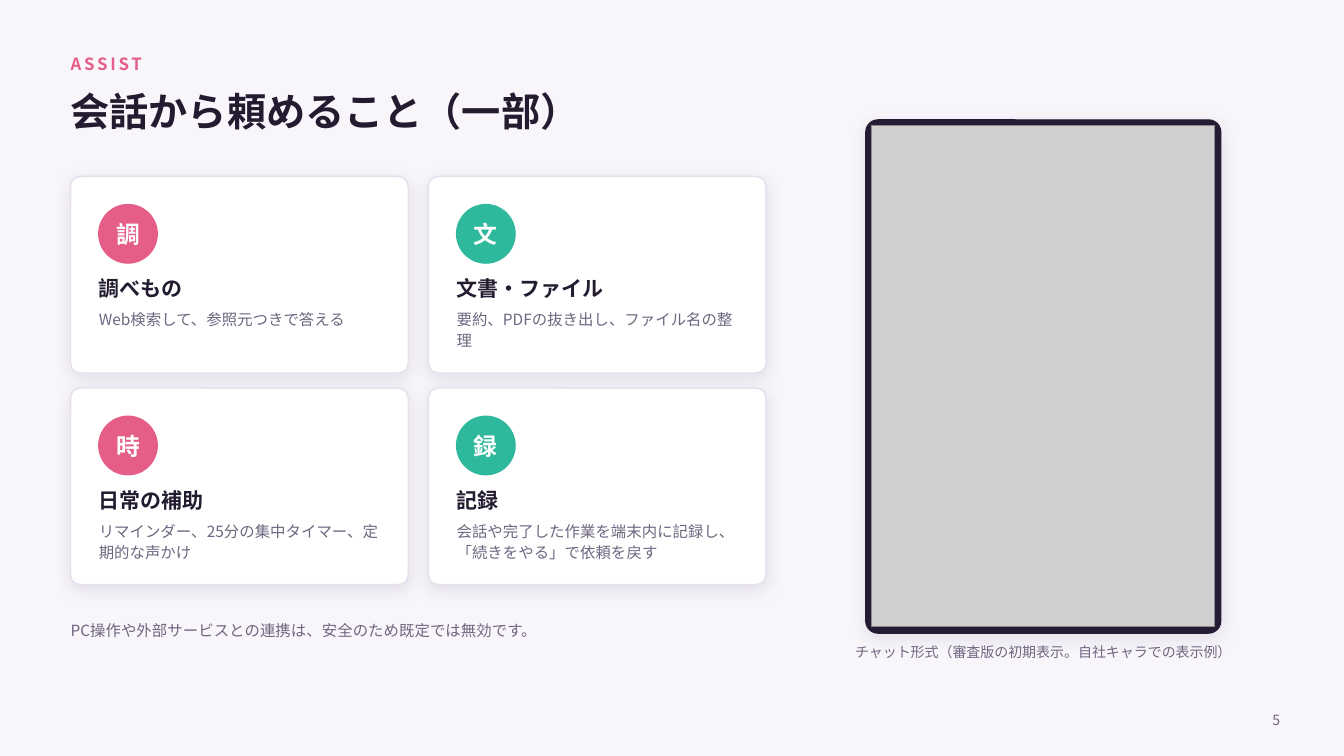
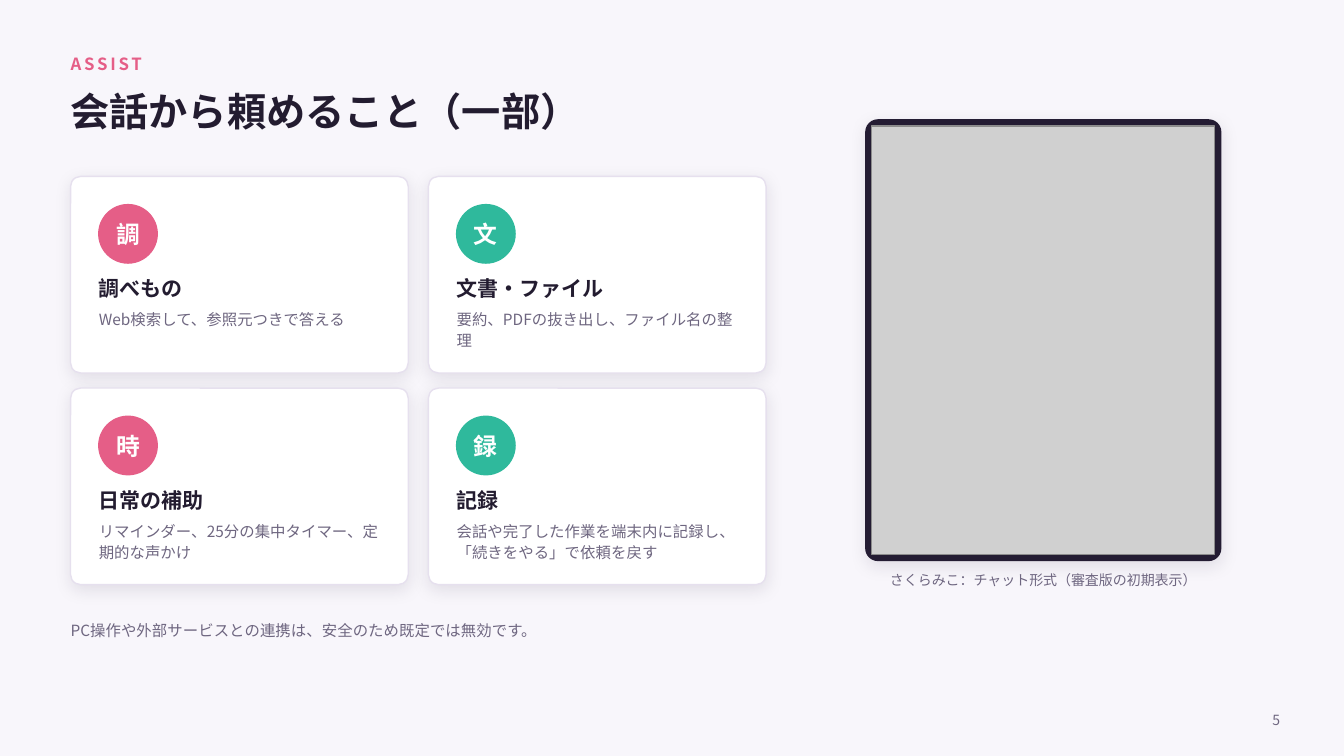
Before and after one commit to benybeny777/PicoAgent, a slide deck: slide 5 of docs/HOLO-INDIE-PLAN.pptx. Drawn at 1344x756 pixels with LibreOffice and Linux fonts; fonts in the diff are those of the drawing; grey boxes stand for pictures. Boxes give left, top, right and bottom in pixels: in the first picture for what was removed or moved away, otherwise in the second. Text is boxed around its words. In the diff, an @@ line names an element or a change of style, - is before the commit and + after.

Commit message:
docs: ホロ企画書にさくらみことひよりの動作動画を掲載 (#378)

```diff
--- a/docs/HOLO-INDIE-PLAN.pptx
+++ b/docs/HOLO-INDIE-PLAN.pptx
@@ rounded rectangle: place and size @@
-rounded rectangle at (866, 120, 1221, 633)
+rounded rectangle at (866, 120, 1221, 561)
@@ picture: place and size @@
-picture at (872, 126, 1215, 627)
+picture at (872, 126, 1215, 555)
@@ text at (890, 573, 1197, 586): text changed @@
-チャット形式（審査版の初期表示。自社キャラでの表示例）
+さくらみこ：チャット形式（審査版の初期表示）
```
Also in this commit, not shown: 2 other slides changed, 1 slide added, 1 slide removed, 13 other files.
